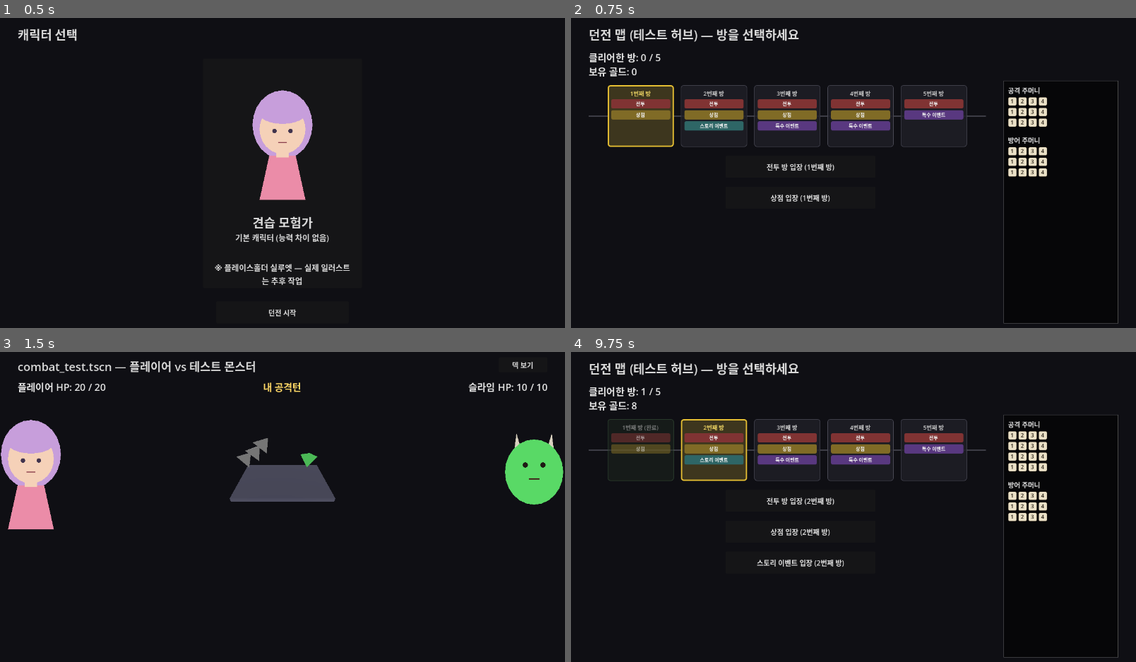
Above: before the commit, frames 1-4 (two rows, left to right).
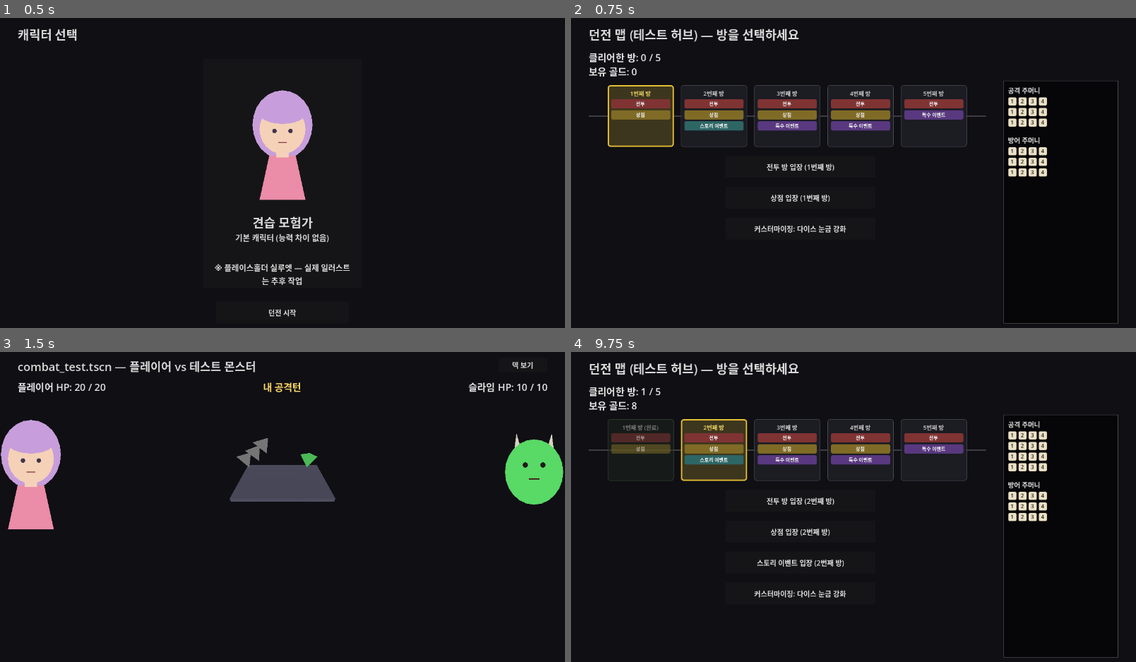
Above: after the commit, the same moments.

Repository: YGseok/ProjectD
Game: Godot game, scene res://code/scenes/character_select.tscn
The game is run twice, just before and just after one commit, with the same random seed, the same clock (stepped at 60 frames per second) and the same inputs.
Inputs:
- Up to frame 1 (0.5 s): no input
- Up to frame 2 (0.75 s): click "던전 시작" at 0.5 s
- Up to frame 3 (1.5 s): click "전투 방 입장 (1번째 방)" at 1.25 s
- Up to frame 4 (9.75 s): click "덱 보기" at 2 s; click "덱 닫기" at 2.75 s; click "덱 보기" at 3.5 s; click "덱 닫기" at 4.25 s; click "덱 보기" at 5 s; click "덱 닫기" at 5.75 s; click "공격 주머니에 적용" at 8.75 s; click "던전으로 돌아가기" at 9.5 s

Frame 1 is identical in both runs. In frame 2, 0.2% of the frame differs, in the area x 32-49%, y 66-70%; in frame 3, nothing differs; in frame 4, 0.2%, in the area x 32-49%, y 76-80%.

Commit message:
feat: 다이스 커스터마이징을 던전 맵에서 언제든 열 수 있는 오버레이로 분리
INBOX.md 피드백("선택지 등에서 내 덱을 항상 볼 수 있고, 커스터마이징도 가능해야할
것 같다")의 남은 절반을 반영. 지금까지 다이스 눈금 커스터마이징은 combat_test.gd
안에 전투 승리 보상 화면의 일부로만 있어 승리 직후에만 접근 가능했는데, 같은 로직을
새 CustomizePanel(code/scenes/customize_panel.gd) 독립 오버레이로 옮기고
dungeon_map.tscn에 진입 버튼을 붙였다. 스타일 코드는 FaceChipStyle
(code/scenes/face_chip_style.gd)로 추출해 combat_test.gd와 공유(중복 제거,
동작 변경 없음 — QA로 회귀 없음 확인). shop/event/story_event/combat_test 화면
진입 버튼은 다음 이터레이션으로 미룸.

Co-Authored-By: Claude Sonnet 5 <noreply@anthropic.com>

Diff:
--- a/code/scenes/combat_test.gd
+++ b/code/scenes/combat_test.gd
@@ -484,92 +484,20 @@
 	_reward_ui.append(back_btn)
 
 
-## MAX 칩(현재 이 다이스가 낼 수 있는 최댓값(면 개수)을 이미 보유한 면)에 쓰는 색.
-## INBOX.md 피드백(2026-09-03): "해당 주사위에서 최고 값을 보유한 상태일때는 다른
-## 눈금과 다른 색상으로 표시해줘야 한다(명확하게 MAX값임을 알도록)".
-const MAX_FACE_BG_COLOR := Color(1.0, 0.82, 0.2)
-const MAX_FACE_BORDER_COLOR := Color(0.55, 0.35, 0.0)
-
 ## INBOX.md 피드백("주사위 눈을 텍스트가 아닌 이미지로, 개조하면 어떤 주사위가 될지
 ## 예상할 수 있게") 반영 — 면 값을 보여주는 작은 정사각형 칩. 다이스 목록 미리보기(작게,
 ## 비클릭)와 면/값 선택 화면(크게, 클릭 가능한 Button 스타일)에서 함께 재사용한다.
 ## is_max가 true면(그 다이스가 낼 수 있는 최댓값을 이 면이 이미 보유) 금색으로 강조한다.
+## 실제 스타일 구현은 code/scenes/face_chip_style.gd(FaceChipStyle)로 뽑아냄 —
+## code/scenes/customize_panel.gd(어디서든 커스터마이징 오버레이)도 같은 스타일을
+## 재사용하기 위함. 이 두 래퍼는 기존 호출부(_add_die_picker_rows 등)를 그대로 두기
+## 위해 남겨둠.
 func _make_face_chip(value: int, size: float, muted: bool = false, is_max: bool = false) -> Panel:
-	var panel := Panel.new()
-	panel.custom_minimum_size = Vector2(size, size)
-	panel.size = Vector2(size, size)
-	panel.mouse_filter = Control.MOUSE_FILTER_IGNORE
-	var style := StyleBoxFlat.new()
-	if muted:
-		style.bg_color = Color(0.5, 0.46, 0.4)
-	elif is_max:
-		style.bg_color = MAX_FACE_BG_COLOR
-	else:
-		style.bg_color = Color(0.92, 0.88, 0.78)
-	style.border_width_left = 2
-	style.border_width_top = 2
-	style.border_width_right = 2
-	style.border_width_bottom = 2
-	style.border_color = MAX_FACE_BORDER_COLOR if is_max and not muted else Color(0.15, 0.12, 0.08)
-	style.set_corner_radius_all(int(size * 0.12))
-	panel.add_theme_stylebox_override("panel", style)
-
-	var label := Label.new()
-	label.text = str(value)
-	label.size = Vector2(size, size)
-	label.horizontal_alignment = HORIZONTAL_ALIGNMENT_CENTER
-	label.vertical_alignment = VERTICAL_ALIGNMENT_CENTER
-	label.add_theme_font_size_override("font_size", int(size * 0.42))
-	label.add_theme_color_override("font_color", Color(0.85, 0.82, 0.75) if muted else Color(0.15, 0.12, 0.08))
-	panel.add_child(label)
-	return panel
-
-
-## 위 칩과 같은 생김새를 가진 클릭 가능한 Button 버전 (면 선택 / 값 선택 화면에서 사용).
-## is_max 강조는 _make_face_chip()과 동일한 규칙을 따른다.
+	return FaceChipStyle.make_chip(value, size, muted, is_max)
+
+
 func _style_die_face_button(btn: Button, size: float, muted: bool = false, is_max: bool = false) -> void:
-	btn.custom_minimum_size = Vector2(size, size)
-	btn.size = Vector2(size, size)
-	btn.add_theme_font_size_override("font_size", int(size * 0.42))
-
-	var base_bg: Color
-	if muted:
-		base_bg = Color(0.5, 0.46, 0.4)
-	elif is_max:
-		base_bg = MAX_FACE_BG_COLOR
-	else:
-		base_bg = Color(0.92, 0.88, 0.78)
-	var border_col := MAX_FACE_BORDER_COLOR if is_max and not muted else Color(0.15, 0.12, 0.08)
-
-	var normal := StyleBoxFlat.new()
-	normal.bg_color = base_bg
-	normal.border_width_left = 3
-	normal.border_width_top = 3
-	normal.border_width_right = 3
-	normal.border_width_bottom = 3
-	normal.border_color = border_col
-	normal.set_corner_radius_all(int(size * 0.12))
-
-	var hover := normal.duplicate()
-	hover.bg_color = base_bg.lightened(0.15) if (muted or is_max) else Color(1.0, 0.95, 0.75)
-
-	var pressed := normal.duplicate()
-	pressed.bg_color = base_bg.darkened(0.15) if (muted or is_max) else Color(0.8, 0.75, 0.6)
-
-	var disabled := normal.duplicate()
-	disabled.bg_color = base_bg if is_max else Color(0.5, 0.46, 0.4)
-	disabled.border_color = border_col if is_max else Color(0.3, 0.3, 0.3)
-
-	btn.add_theme_stylebox_override("normal", normal)
-	btn.add_theme_stylebox_override("hover", hover)
-	btn.add_theme_stylebox_override("pressed", pressed)
-	btn.add_theme_stylebox_override("disabled", disabled)
-
-	var font_color := Color(0.85, 0.82, 0.75) if muted else Color(0.15, 0.12, 0.08)
-	btn.add_theme_color_override("font_color", font_color)
-	btn.add_theme_color_override("font_hover_color", font_color)
-	btn.add_theme_color_override("font_pressed_color", font_color)
-	btn.add_theme_color_override("font_disabled_color", font_color)
+	FaceChipStyle.style_button(btn, size, muted, is_max)
 
 
 func _add_die_picker_rows(bag_label: String, bag: DiceBag, y: float) -> float:
--- /dev/null
+++ b/code/scenes/customize_panel.gd
@@ -0,0 +1,207 @@
+class_name CustomizePanel
+extends Control
+## 어디서든 열 수 있는 "다이스 눈금 커스터마이징" 오버레이.
+##
+## 지금까지 커스터마이징(다이스 선택 -> 면 선택 -> 값 선택, 값 교체 방식 — 상한은
+## 그 다이스의 면 개수)은 combat_test.gd 안에 전투 승리 보상 화면의 일부로만 있어서
+## 승리 직후 그 순간에만 접근 가능했다. INBOX.md 피드백(2026-09-03) "선택지 등에서
+## 내 덱을 항상 볼 수 있고, 커스터마이징도 가능해야할 것 같다"의 "커스터마이징도
+## 가능해야" 부분(STATUS.md 큐 0번 "어디서든 덱 열람 + 커스터마이징")을 반영해,
+## 같은 로직을 combat_test.gd 밖으로 꺼내 어느 화면에서든 붙여 쓸 수 있는 독립
+## 오버레이로 만들었다. 값 교체 규칙과 시각 스타일(FaceChipStyle)은 combat_test.gd의
+## 커스터마이징과 완전히 동일 — 여기서는 "어디서든 열 수 있다"는 접근성만 새로 추가.
+##
+## combat_test.gd의 승리 보상 커스터마이징(_show_customize_picker 등)은 그대로
+## 남겨뒀다. 보상 화면은 "다이스 아이템 2종 중 선택 + 커스터마이징"이 한 화면 안에
+## 공존해야 하는 문맥이라, 이 범용 오버레이로 억지로 통합하면 오히려 두 문맥(보상 선택
+## 흐름 vs 언제든 여닫는 오버레이)이 뒤섞여 복잡해질 것으로 판단해 분리 상태를 유지함.
+##
+## 이번 이터레이션에서는 dungeon_map.tscn에만 진입점(버튼)을 붙였다. shop/event/
+## story_event 화면에도 같은 방식으로 붙일 수 있지만(스크립트 하나로 완결된 노드라
+## deck_panel.gd처럼 씬마다 붙이기만 하면 됨), 한 이터레이션에 너무 많이 바꾸지
+## 않기 위해 다음으로 미뤘다 (docs/STATUS.md 다음 할 일 큐 참고).
+##
+## 별도 .tscn 없이 스크립트 하나로 완결된 Control이다 (deck_panel.gd/shape_die_chip.gd와
+## 같은 패턴) — 아무 씬에나 Control 노드 하나 만들고 이 스크립트만 붙이면 동작한다.
+
+var _ui: Array[Node] = []
+
+
+func _ready() -> void:
+	visible = false
+	set_anchors_preset(Control.PRESET_FULL_RECT)
+	mouse_filter = Control.MOUSE_FILTER_STOP
+
+
+## 오버레이를 열고 1단계(다이스 선택)부터 시작한다.
+func open() -> void:
+	visible = true
+	_show_die_picker()
+
+
+func close() -> void:
+	_clear_ui()
+	visible = false
+
+
+func _clear_ui() -> void:
+	for node in _ui:
+		node.queue_free()
+	_ui.clear()
+
+
+func _add_frame(title_text: String, height: float = 420.0) -> void:
+	var bg := ColorRect.new()
+	bg.color = Color(0, 0, 0, 0.9)
+	bg.position = Vector2(140, 120)
+	bg.size = Vector2(1000, height)
+	add_child(bg)
+	_ui.append(bg)
+
+	var title := Label.new()
+	title.text = title_text
+	title.position = Vector2(170, 140)
+	title.size = Vector2(940, 30)
+	add_child(title)
+	_ui.append(title)
+
+
+## 1단계: 공격/방어 주머니의 다이스 중 하나를 고른다.
+func _show_die_picker() -> void:
+	_clear_ui()
+	_add_frame("커스터마이징: 강화할 다이스를 고르세요")
+
+	var y := 190.0
+	y = _add_die_rows("공격", RunState.player_attack_bag, y)
+	y = _add_die_rows("방어", RunState.player_defense_bag, y)
+
+	var close_btn := Button.new()
+	close_btn.text = "닫기"
+	close_btn.position = Vector2(200, y + 10)
+	close_btn.size = Vector2(160, 40)
+	close_btn.pressed.connect(close)
+	add_child(close_btn)
+	_ui.append(close_btn)
+
+
+func _add_die_rows(bag_label: String, bag: DiceBag, y: float) -> float:
+	for i in bag.dice.size():
+		var faces: PackedInt32Array = bag.dice[i]
+		var btn := Button.new()
+		btn.text = "%s %d" % [bag_label, i + 1]
+		btn.alignment = HORIZONTAL_ALIGNMENT_LEFT
+		btn.add_theme_constant_override("h_separation", 0)
+		btn.position = Vector2(200, y)
+		btn.size = Vector2(1080 - 200, 46)
+		btn.pressed.connect(_show_face_picker.bind(bag, i))
+		add_child(btn)
+		_ui.append(btn)
+
+		var chip_x := 270.0
+		var chip_size := 32.0
+		var max_value := faces.size()
+		for v in faces:
+			var chip := FaceChipStyle.make_chip(v, chip_size, false, v == max_value)
+			chip.position = Vector2(chip_x, y + (46 - chip_size) / 2.0)
+			add_child(chip)
+			_ui.append(chip)
+			chip_x += chip_size + 6.0
+		y += 54.0
+	return y
+
+
+## 2단계: 고른 다이스의 면 하나를 고른다 (값은 3단계에서 정한다).
+func _show_face_picker(bag: DiceBag, die_index: int) -> void:
+	_clear_ui()
+	_add_frame("강화할 면을 고르세요 (전체 면 구성)", 480.0)
+
+	var faces: PackedInt32Array = bag.dice[die_index]
+	var max_value := faces.size()
+	var chip_size := 80.0
+	var gap := 16.0
+	var y := 210.0
+	var x := 200.0
+	for fi in faces.size():
+		var caption := Label.new()
+		caption.text = "면 %d" % (fi + 1)
+		caption.position = Vector2(x, y - 26)
+		caption.size = Vector2(chip_size, 22)
+		caption.horizontal_alignment = HORIZONTAL_ALIGNMENT_CENTER
+		add_child(caption)
+		_ui.append(caption)
+
+		var btn := Button.new()
+		btn.text = str(faces[fi])
+		btn.position = Vector2(x, y)
+		FaceChipStyle.style_button(btn, chip_size, false, faces[fi] == max_value)
+		btn.pressed.connect(_show_value_picker.bind(bag, die_index, fi))
+		add_child(btn)
+		_ui.append(btn)
+
+		x += chip_size + gap
+		if x > 1000.0:
+			x = 200.0
+			y += chip_size + 46.0
+
+	var back_btn := Button.new()
+	back_btn.text = "뒤로"
+	back_btn.position = Vector2(200, y + chip_size + 24)
+	back_btn.size = Vector2(160, 40)
+	back_btn.pressed.connect(_show_die_picker)
+	add_child(back_btn)
+	_ui.append(back_btn)
+
+
+## 3단계: 고른 면에 넣을 값을 1..(면 개수) 범위에서 직접 고른다 (교체 방식 — 더하는
+## 것이 아님, 상한은 그 다이스의 면 개수). combat_test.gd의 커스터마이징과 동일한 규칙.
+func _show_value_picker(bag: DiceBag, die_index: int, face_index: int) -> void:
+	_clear_ui()
+	var faces: PackedInt32Array = bag.dice[die_index]
+	var max_value: int = faces.size()
+	_add_frame("면 %d에 넣을 값을 고르세요 (현재값 %d, 최대 %d)" % [face_index + 1, faces[face_index], max_value], 480.0)
+
+	var chip_size := 70.0
+	var gap := 14.0
+	var y := 210.0
+	var x := 200.0
+	for value in range(1, max_value + 1):
+		var is_current := value == faces[face_index]
+		if is_current:
+			var tag := Label.new()
+			tag.text = "현재"
+			tag.position = Vector2(x, y - 24)
+			tag.size = Vector2(chip_size, 20)
+			tag.horizontal_alignment = HORIZONTAL_ALIGNMENT_CENTER
+			add_child(tag)
+			_ui.append(tag)
+
+		var btn := Button.new()
+		btn.text = str(value)
+		btn.disabled = is_current
+		btn.position = Vector2(x, y)
+		FaceChipStyle.style_button(btn, chip_size, is_current, value == max_value)
+		btn.pressed.connect(_on_value_chosen.bind(bag, die_index, face_index, value))
+		add_child(btn)
+		_ui.append(btn)
+
+		x += chip_size + gap
+		if x > 1000.0:
+			x = 200.0
+			y += chip_size + 40.0
+
+	var back_btn := Button.new()
+	back_btn.text = "뒤로"
+	back_btn.position = Vector2(200, y + chip_size + 24)
+	back_btn.size = Vector2(160, 40)
+	back_btn.pressed.connect(_show_face_picker.bind(bag, die_index))
+	add_child(back_btn)
+	_ui.append(back_btn)
+
+
+## 값을 바로 적용하고 1단계(다이스 선택)로 돌아간다 — combat_test.gd의 보상 화면
+## 흐름과 달리 여기서는 "적용 후 닫힘"이 아니라 "적용 후 계속 다른 다이스도 만질 수
+## 있음"이 자연스럽다고 판단함 (전투 승리라는 1회성 이벤트가 아니라 언제든 열 수 있는
+## 화면이므로, 여러 다이스를 연달아 만지고 싶을 수 있음).
+func _on_value_chosen(bag: DiceBag, die_index: int, face_index: int, value: int) -> void:
+	bag.set_face_value(die_index, face_index, value)
+	_show_die_picker()
--- a/code/scenes/dungeon_map.gd
+++ b/code/scenes/dungeon_map.gd
@@ -60,6 +60,8 @@
 @onready var enter_event_button: Button = $EnterEventButton
 @onready var enter_story_button: Button = $EnterStoryButton
 @onready var map_strip: Control = $MapStrip
+@onready var customize_button: Button = $CustomizeButton
+@onready var customize_panel: CustomizePanel = $CustomizePanel
 
 var _shop_available := true
 var _event_available := true
@@ -73,6 +75,7 @@
 	enter_shop_button.pressed.connect(_on_shop_button_pressed)
 	enter_event_button.pressed.connect(_on_event_button_pressed)
 	enter_story_button.pressed.connect(_on_story_button_pressed)
+	customize_button.pressed.connect(customize_panel.open)
 	_setup_map_strip()
 	_roll_room_choices()
 	_update_labels()
@@ -224,7 +227,9 @@
 
 
 ## 상점/이벤트가 숨겨져도 버튼 사이에 빈 틈이 남지 않도록, 보이는 버튼만 순서대로
-## 다시 세로 배치한다 (전투 방은 항상 첫 자리).
+## 다시 세로 배치한다 (전투 방은 항상 첫 자리). "커스터마이징" 버튼은 방 선택지가
+## 아니라 언제든 열 수 있는 별도 기능(STATUS.md 큐 0번 "어디서든 덱 열람 +
+## 커스터마이징")이라 항상 보이는 버튼으로 취급하고 맨 마지막 자리에 둔다.
 func _layout_visible_buttons() -> void:
 	var visible_buttons: Array[Button] = [enter_combat_button]
 	if enter_shop_button.visible:
@@ -233,6 +238,7 @@
 		visible_buttons.append(enter_event_button)
 	if enter_story_button.visible:
 		visible_buttons.append(enter_story_button)
+	visible_buttons.append(customize_button)
 
 	var y := BUTTON_TOP_START
 	for btn in visible_buttons:
@@ -269,3 +275,18 @@
 	RunState.rooms_cleared = min(RunState.rooms_cleared + count, RunState.TOTAL_ROOMS)
 	_roll_room_choices()
 	_update_labels()
+
+
+## qa/visual_qa.gd의 GAME_QA_CALL로 호출하기 위한 QA 전용 훅. CustomizePanel은
+## dungeon_map의 자식 노드라 GAME_QA_CALL(현재 씬 루트에서만 호출 가능)이 직접 열 수
+## 없으므로, 씬 루트(이 스크립트)에 얇은 래퍼를 둔다.
+func _debug_open_customize() -> void:
+	customize_panel.open()
+
+
+## QA 전용 — 1단계(다이스 선택)를 거치지 않고 바로 2단계(면 선택) 화면을 열어
+## 그 단계의 레이아웃(면 칩 나열)을 확인하기 위함 (combat_test.gd의
+## _debug_open_face_picker와 같은 목적).
+func _debug_open_customize_face() -> void:
+	customize_panel.open()
+	customize_panel._show_face_picker(RunState.player_attack_bag, 0)
--- a/code/scenes/dungeon_map.tscn
+++ b/code/scenes/dungeon_map.tscn
@@ -1,7 +1,8 @@
-[gd_scene load_steps=5 format=3 uid="uid://qa_dungeon_map"]
+[gd_scene load_steps=6 format=3 uid="uid://qa_dungeon_map"]
 
 [ext_resource type="Script" path="res://code/scenes/dungeon_map.gd" id="1_script"]
 [ext_resource type="Script" path="res://code/scenes/deck_panel.gd" id="2_deck_panel"]
+[ext_resource type="Script" path="res://code/scenes/customize_panel.gd" id="3_customize_panel"]
 
 [sub_resource type="LabelSettings" id="LabelSettings_title"]
 font_size = 28
@@ -77,9 +78,21 @@
 offset_bottom = 580.0
 text = "스토리 이벤트 입장"
 
+[node name="CustomizeButton" type="Button" parent="."]
+offset_left = 350.0
+offset_top = 600.0
+offset_right = 690.0
+offset_bottom = 650.0
+text = "커스터마이징: 다이스 눈금 강화"
+
 [node name="DeckPanel" type="PanelContainer" parent="."]
 offset_left = 980.0
 offset_top = 150.0
 offset_right = 1240.0
 offset_bottom = 700.0
 script = ExtResource("2_deck_panel")
+
+[node name="CustomizePanel" type="Control" parent="."]
+offset_right = 1280.0
+offset_bottom = 720.0
+script = ExtResource("3_customize_panel")
--- /dev/null
+++ b/code/scenes/face_chip_style.gd
@@ -0,0 +1,91 @@
+class_name FaceChipStyle
+extends RefCounted
+## 다이스 면 값을 보여주는 정사각형 칩/버튼의 공용 시각 스타일.
+##
+## 원래 combat_test.gd(승리 보상 화면의 커스터마이징 3단계)에만 있던
+## _make_face_chip()/_style_die_face_button()을 그대로 옮긴 것 — 동작/외형 변경 없음.
+## code/scenes/customize_panel.gd(어디서든 열 수 있는 커스터마이징 오버레이)가 같은
+## 스타일을 재사용해야 해서, 두 곳에 같은 ~90줄을 복사하는 대신 정적 함수로 뽑아냈다.
+
+const MAX_FACE_BG_COLOR := Color(1.0, 0.82, 0.2)
+const MAX_FACE_BORDER_COLOR := Color(0.55, 0.35, 0.0)
+
+
+## 클릭 불가능한 미리보기 칩(Panel+Label). is_max면(그 다이스가 낼 수 있는 최댓값을
+## 이 면이 이미 보유) 금색으로 강조한다.
+static func make_chip(value: int, size: float, muted: bool = false, is_max: bool = false) -> Panel:
+	var panel := Panel.new()
+	panel.custom_minimum_size = Vector2(size, size)
+	panel.size = Vector2(size, size)
+	panel.mouse_filter = Control.MOUSE_FILTER_IGNORE
+	var style := StyleBoxFlat.new()
+	if muted:
+		style.bg_color = Color(0.5, 0.46, 0.4)
+	elif is_max:
+		style.bg_color = MAX_FACE_BG_COLOR
+	else:
+		style.bg_color = Color(0.92, 0.88, 0.78)
+	style.border_width_left = 2
+	style.border_width_top = 2
+	style.border_width_right = 2
+	style.border_width_bottom = 2
+	style.border_color = MAX_FACE_BORDER_COLOR if is_max and not muted else Color(0.15, 0.12, 0.08)
+	style.set_corner_radius_all(int(size * 0.12))
+	panel.add_theme_stylebox_override("panel", style)
+
+	var label := Label.new()
+	label.text = str(value)
+	label.size = Vector2(size, size)
+	label.horizontal_alignment = HORIZONTAL_ALIGNMENT_CENTER
+	label.vertical_alignment = VERTICAL_ALIGNMENT_CENTER
+	label.add_theme_font_size_override("font_size", int(size * 0.42))
+	label.add_theme_color_override("font_color", Color(0.85, 0.82, 0.75) if muted else Color(0.15, 0.12, 0.08))
+	panel.add_child(label)
+	return panel
+
+
+## 위 칩과 같은 생김새를 가진 클릭 가능한 Button 버전 (면 선택 / 값 선택 화면에서 사용).
+## is_max 강조는 make_chip()과 동일한 규칙을 따른다.
+static func style_button(btn: Button, size: float, muted: bool = false, is_max: bool = false) -> void:
+	btn.custom_minimum_size = Vector2(size, size)
+	btn.size = Vector2(size, size)
+	btn.add_theme_font_size_override("font_size", int(size * 0.42))
+
+	var base_bg: Color
+	if muted:
+		base_bg = Color(0.5, 0.46, 0.4)
+	elif is_max:
+		base_bg = MAX_FACE_BG_COLOR
+	else:
+		base_bg = Color(0.92, 0.88, 0.78)
+	var border_col := MAX_FACE_BORDER_COLOR if is_max and not muted else Color(0.15, 0.12, 0.08)
+
+	var normal := StyleBoxFlat.new()
+	normal.bg_color = base_bg
+	normal.border_width_left = 3
+	normal.border_width_top = 3
+	normal.border_width_right = 3
+	normal.border_width_bottom = 3
+	normal.border_color = border_col
+	normal.set_corner_radius_all(int(size * 0.12))
+
+	var hover := normal.duplicate()
+	hover.bg_color = base_bg.lightened(0.15) if (muted or is_max) else Color(1.0, 0.95, 0.75)
+
+	var pressed := normal.duplicate()
+	pressed.bg_color = base_bg.darkened(0.15) if (muted or is_max) else Color(0.8, 0.75, 0.6)
+
+	var disabled := normal.duplicate()
+	disabled.bg_color = base_bg if is_max else Color(0.5, 0.46, 0.4)
+	disabled.border_color = border_col if is_max else Color(0.3, 0.3, 0.3)
+
+	btn.add_theme_stylebox_override("normal", normal)
+	btn.add_theme_stylebox_override("hover", hover)
+	btn.add_theme_stylebox_override("pressed", pressed)
+	btn.add_theme_stylebox_override("disabled", disabled)
+
+	var font_color := Color(0.85, 0.82, 0.75) if muted else Color(0.15, 0.12, 0.08)
+	btn.add_theme_color_override("font_color", font_color)
+	btn.add_theme_color_override("font_hover_color", font_color)
+	btn.add_theme_color_override("font_pressed_color", font_color)
+	btn.add_theme_color_override("font_disabled_color", font_color)
Not shown, added: code/scenes/customize_panel.gd.uid
Not shown, added: code/scenes/face_chip_style.gd.uid
Not shown, changed: docs/STATUS.md
Not shown, changed: docs/feedback/INBOX.md
